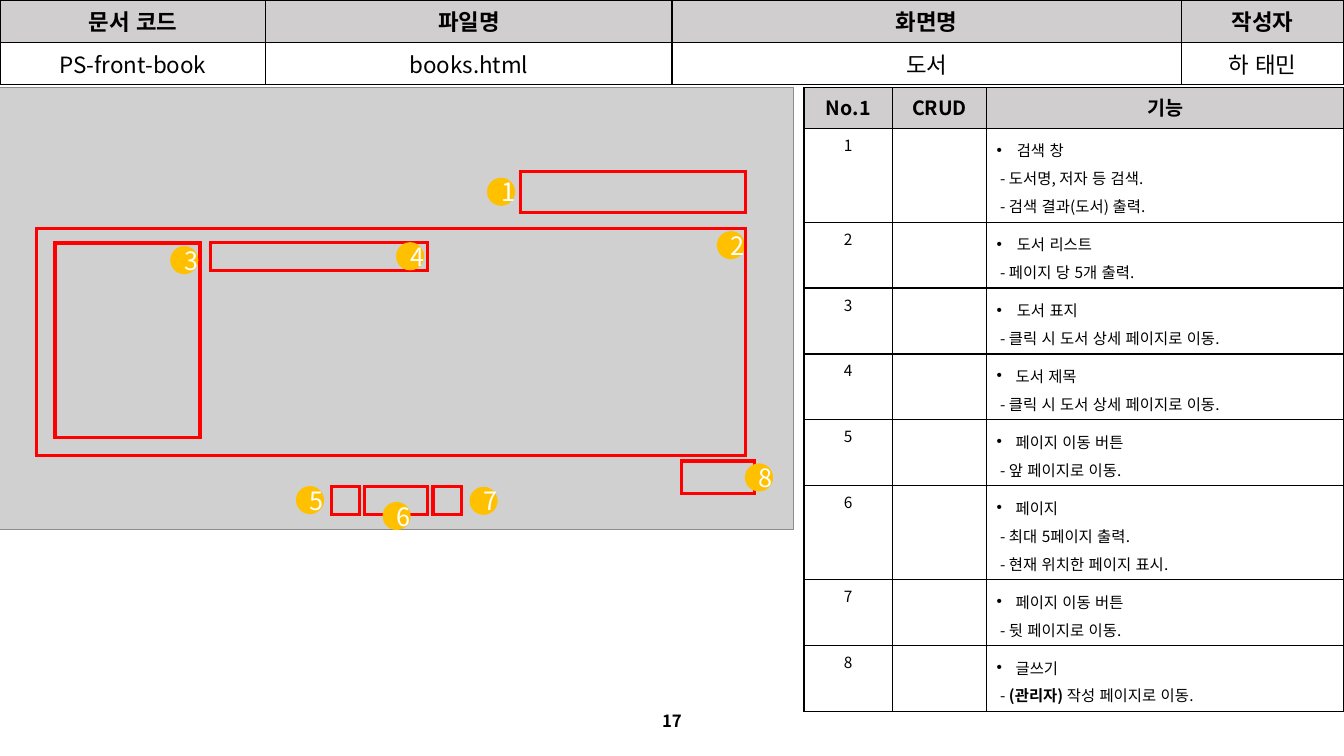
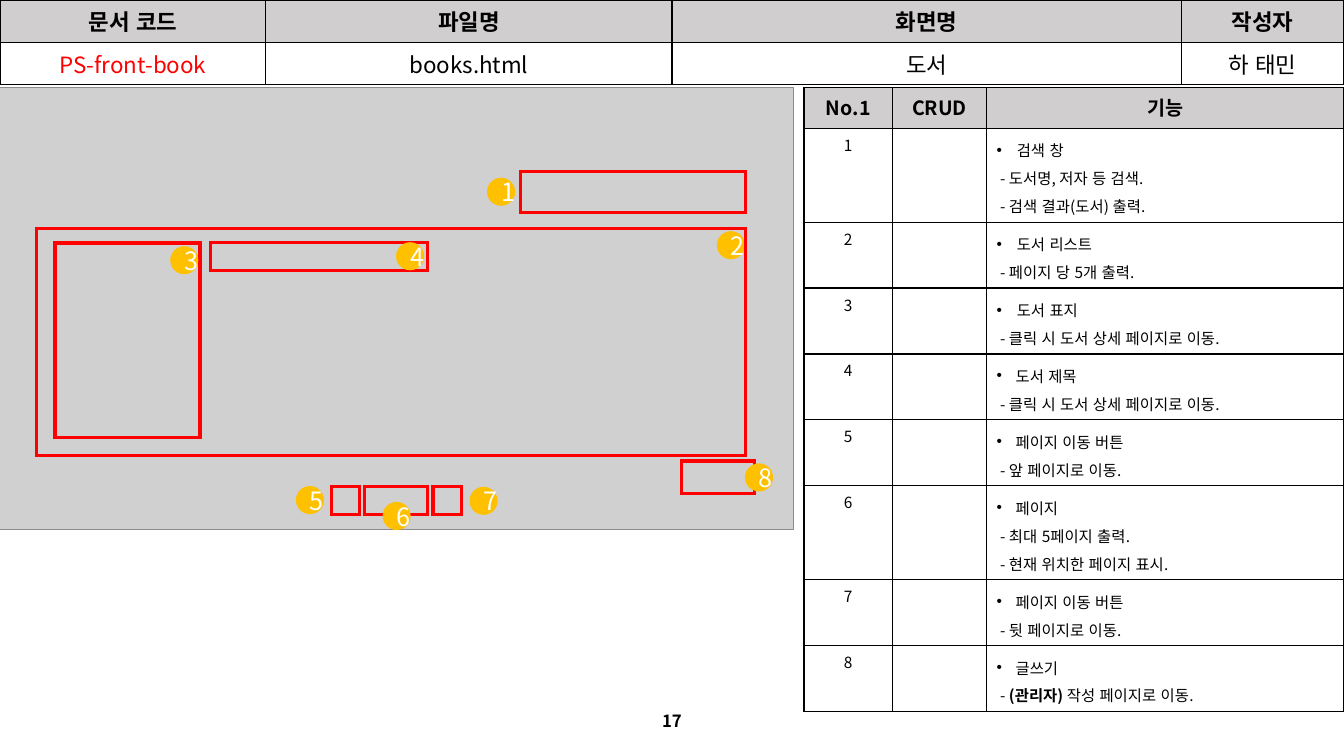
Before and after one commit to David-Ha-1217/Publisher_Portfolio, a slide deck: slide 17 of Documents/진행(변경)사항.pptx. Drawn at 1344x756 pixels with LibreOffice and Linux fonts; fonts in the diff are those of the drawing; grey boxes stand for pictures. Boxes give left, top, right and bottom in pixels: in the first picture for what was removed or moved away, otherwise in the second. Text is boxed around its words. In the diff, an @@ line names an element or a change of style, - is before the commit and + after.

```diff
--- a/Documents/진행(변경)사항.pptx
+++ b/Documents/진행(변경)사항.pptx
@@ table at (0, 0, 1344, 82) @@
@@ text colour #000000 to #FF0000 in "PS-front-book" @@
```
Also in this commit, not shown: 20 other slides changed, 19 other files.
